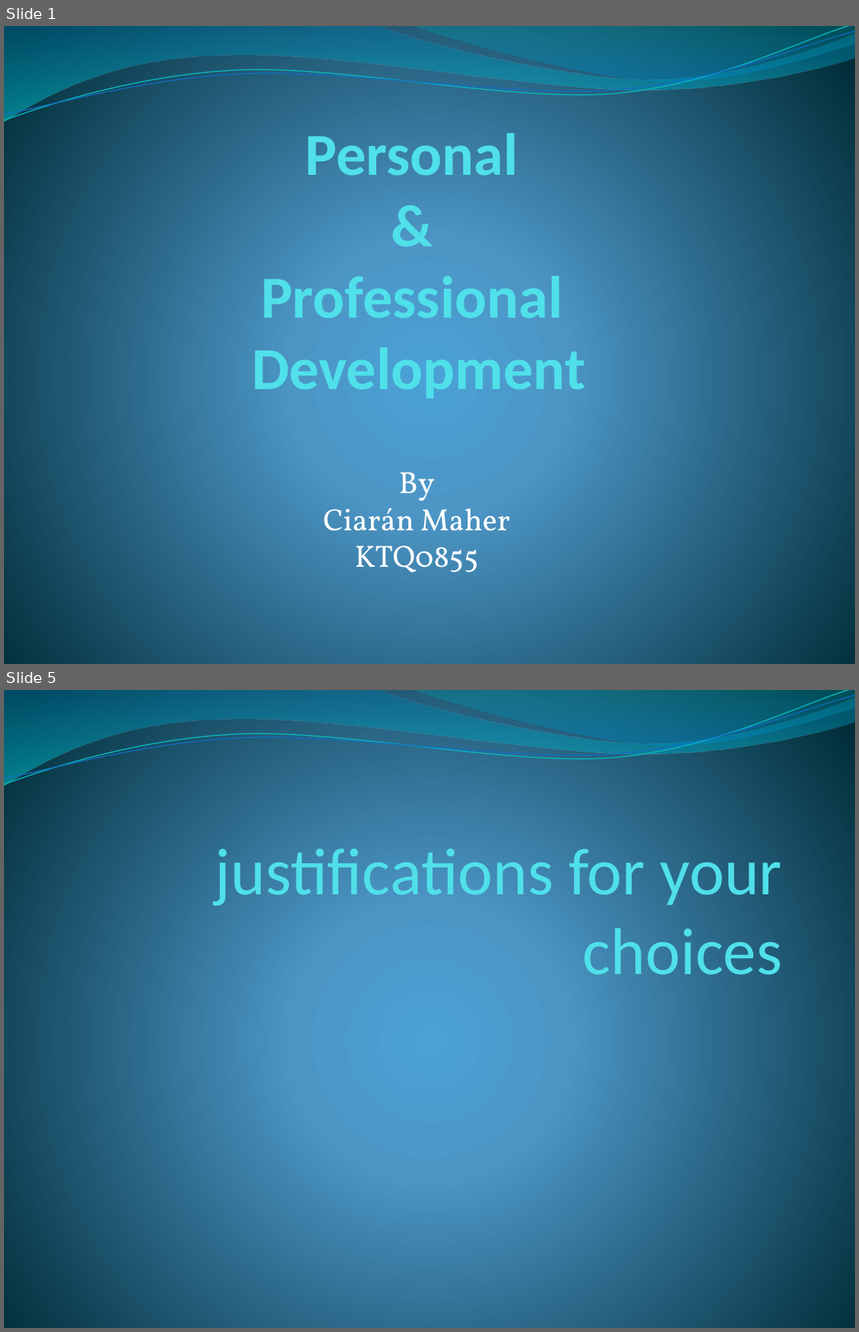
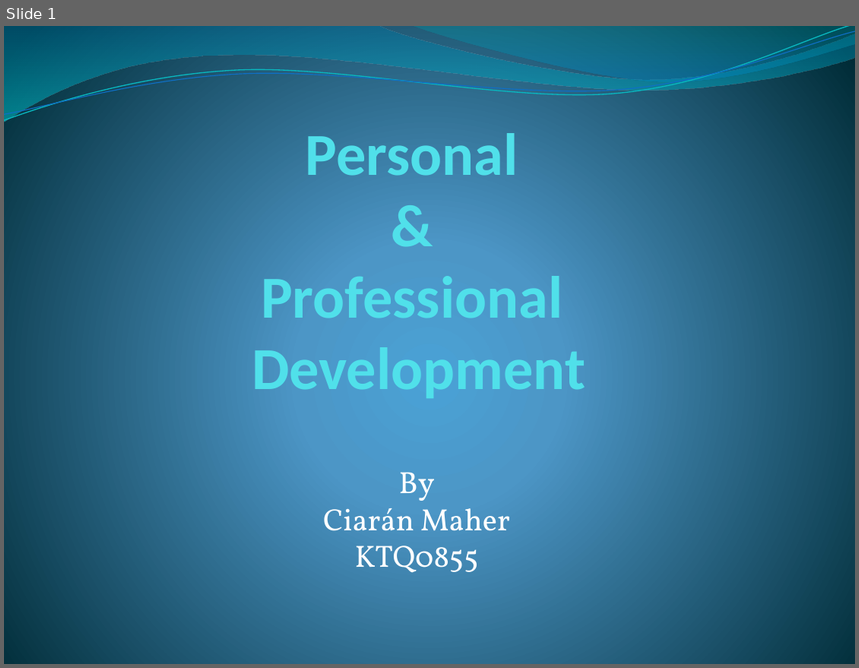
Before and after one commit to CrazeeIvan/ICT_P-PDev, a slide deck: Personal.pptx. Shown one above the other, each under a label of ours: slides 1 and 5 before the commit, slide 1 after it; the slides between them are not shown. The pictures are 859x1332 and 859x668 pixels, drawn with LibreOffice and Linux fonts; fonts in the diff are those of the drawing. Boxes give left, top, right and bottom in pixels: in the first picture for what was removed or moved away, otherwise in the second. Text is boxed around its words. In the diff, an @@ line names an element or a change of style, - is before the commit and + after.

```diff
--- a/Personal.pptx
+++ b/Personal.pptx
@@ slide 5 removed at [4, 690, 855, 1328], background gradient #4AA0D6 to #4C98C7 to #002C38; not listed: 4 template elements that a slide beside it also shows @@
@@ title removed at [215, 840, 783, 975] @@
-justifications for your choices
```
Also in this commit, not shown: 5 slides changed, 4 slides added, 2 other slides removed.
